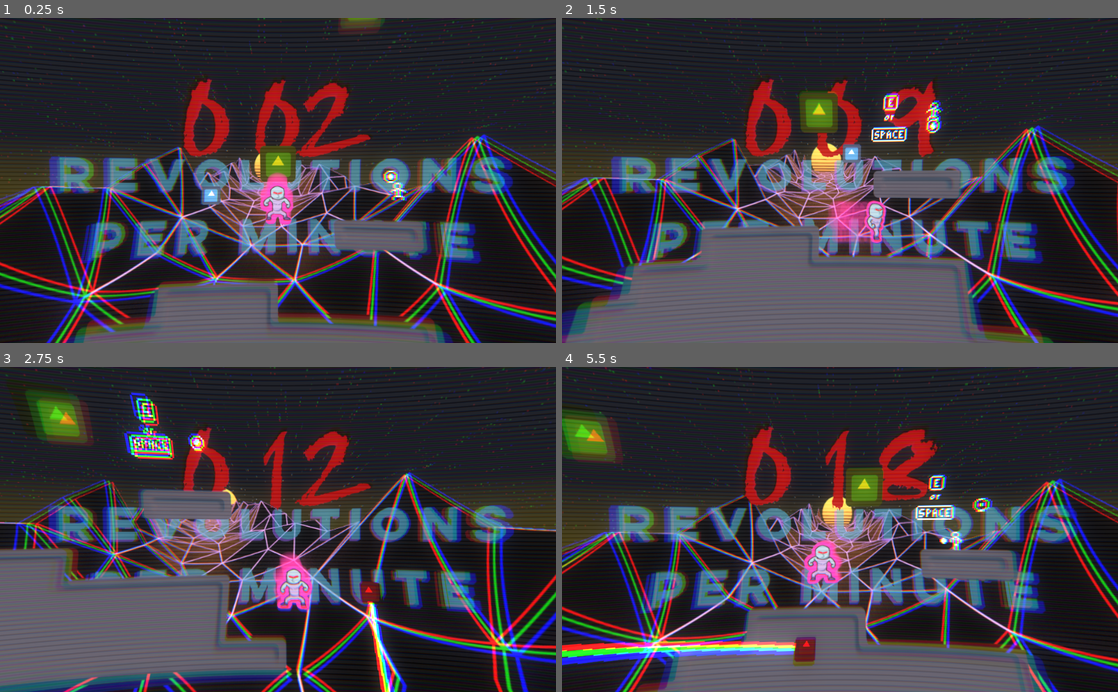
Above: before the commit, frames 1-4 (two rows, left to right).
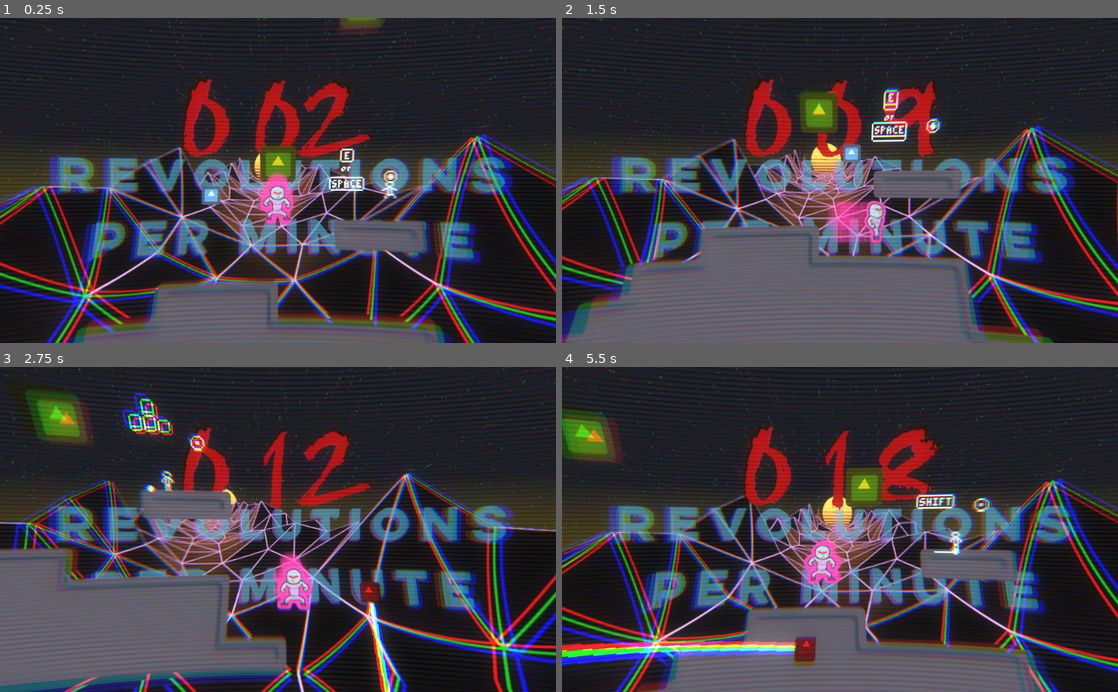
Above: after the commit, the same moments.

Repository: mdrgon1/GWJ-22-Spinzo
Game: Godot game, scene res://Main.tscn
Same seed, same stepped clock (60 frames per second), same inputs: the game is played once before the commit and once after it. The engine's default icon, where the game draws it, is replaced by a stand-in: a white triangle on a blue panel in a dark square.
Inputs:
- Up to frame 1 (0.25 s): no input
- Up to frame 2 (1.5 s): hold Shift (aim) 0.53-1.28 s; hold Right (move_right) from 0.53 s (still down); tap W (jump) at 0.77 s; tap E (throw_ball) at 1.35 s
- Up to frame 3 (2.75 s): tap W (jump) at 1.52 s; release Right (move_right) at 2.03 s; hold A (move_left) from 2.03 s (still down); hold Shift (aim) from 2.03 s (still down)
- Up to frame 4 (5.5 s): release A (move_left) at 2.78 s; release Shift (aim) at 2.78 s; hold Right (move_right) 2.78-4.28 s; tap E (throw_ball) at 2.85, 4.35 s; tap W (jump) at 3.02, 3.77, 4.52 s; hold Shift (aim) 3.53-4.28 s; hold A (move_left) 4.28-5.03 s; hold Right (move_right) from 5.03 s (still down); hold Shift (aim) from 5.03 s (still down)

The runs differ from the first frame. In frame 1, 0.6% of the frame differs, in the area x 59-74%, y 39-57%; in frame 2, 0.6%; in frame 3, 1.4%, in the area x 21-37%, y 7-39%; in frame 4, 0.8%.

Commit message:
implemented enemy outlines/animations

Diff:
--- a/Project/MainLevel.tscn
+++ b/Project/MainLevel.tscn
@@ -441,5 +441,5 @@
 z_index = 3
 frames = SubResource( 60 )
 animation = "Default"
-frame = 36
+frame = 45
 playing = true
--- a/Project/Scripts/LevelTemplate.gd
+++ b/Project/Scripts/LevelTemplate.gd
@@ -1,7 +1,7 @@
 tool
 extends Node2D
 
-var num_hazards = 3
+var num_hazards = 2
 var following_levels = []
 
 export var bounds_rect : Rect2
@@ -17,7 +17,6 @@
 	# draw bounds
 	if(Engine.is_editor_hint()):
 		update()
-
 
 func _draw():
 	if(Engine.is_editor_hint()):
--- a/Project/Scripts/Trailing.gd
+++ b/Project/Scripts/Trailing.gd
@@ -15,6 +15,9 @@
 	if(child_trail != null):
 		child_trail.reset()
 
+func exit_tree():
+	child_trail.queue_free()
+
 func _enter_tree():
 	if(num_trails > 0):
 		var new_trail = self.duplicate()
@@ -24,7 +27,7 @@
 		new_trail.pos_lerp = pos_lerp
 		new_trail.position = position
 		child_trail = new_trail
-		get_tree().root.call_deferred("add_child", new_trail)
+		get_parent().call_deferred("add_child", new_trail)
 	target = get_node(target_path)
 
 func run(delta):
--- a/Project/hazards/Bopper.gd
+++ b/Project/hazards/Bopper.gd
@@ -6,11 +6,23 @@
 const KNOCKBACK_FORCE = 150
 
 var velocity : = Vector2(0, 0)
+var outline
 
 onready var player = get_tree().get_nodes_in_group("player")[0]
 onready var ball = get_tree().get_nodes_in_group("ball")[0]
 onready var camera = get_tree().get_nodes_in_group("camera")[0]
 onready var main_level = get_tree().get_nodes_in_group("main level")[0]
+onready var sprite = $Sprite
+
+func _ready():
+	outline = load("res://hazards/BopperTrail.tscn").instance()
+	outline.target_path = self.get_path()
+	outline.position = global_position
+	get_parent().call_deferred("add_child", outline)
+
+func _exit_tree():
+	if outline != null:
+		outline.queue_free()
 
 func _physics_process(delta):
 	if(abs(player.position.x - global_position.x) > 9):
@@ -26,9 +38,14 @@
 	if(global_position.y >= camera.position.y + main_level.DESPAWN_RECT.end.y):
 		queue_free()
 
+func _process(delta):
+	if(sprite.frame == 2):
+		sprite.play("Default")
+
 func _on_Area2D_body_entered(body):
 	if body == player:
 		player.knockback(calc_knockback())
+		sprite.play("Bopping")
 	if (body == ball && ball.is_lethal):
 		ball.movement.hit()
 		kill()
--- /dev/null
+++ b/Project/hazards/BopperTrail.tscn
@@ -0,0 +1,49 @@
+[gd_scene load_steps=5 format=2]
+
+[ext_resource path="res://hazards/animations/bopper/outline0007.png" type="Texture" id=2]
+[ext_resource path="res://hazards/animations/bopper/outline0008.png" type="Texture" id=3]
+
+[sub_resource type="GDScript" id=2]
+script/source = "extends Trailing
+
+onready var sprite = $Sprite
+
+func _ready():
+	sprite.scale = target.sprite.scale
+	sprite.offset = target.sprite.offset
+
+func _physics_process(delta):
+	if(!is_instance_valid(target)):
+		free()
+		return
+	run(delta)
+	if(sprite.animation != target.sprite.animation):
+		sprite.play(target.sprite.animation)
+	sprite.flip_h = target.sprite.flip_h
+"
+
+[sub_resource type="SpriteFrames" id=3]
+animations = [ {
+"frames": [ ExtResource( 3 ) ],
+"loop": true,
+"name": "Bopping",
+"speed": 5.0
+}, {
+"frames": [ ExtResource( 2 ) ],
+"loop": true,
+"name": "Default",
+"speed": 6.0
+} ]
+
+[node name="BopperTrail" type="Node2D"]
+z_index = -1
+script = SubResource( 2 )
+trail_speed = 100.0
+num_trails = 4
+pos_lerp = 30.0
+
+[node name="Sprite" type="AnimatedSprite" parent="."]
+modulate = Color( 1, 1, 1, 0.572549 )
+frames = SubResource( 3 )
+animation = "Bopping"
+offset = Vector2( 1.143, 6.297 )
--- a/Project/hazards/Dasher.gd
+++ b/Project/hazards/Dasher.gd
@@ -9,14 +9,32 @@
 
 var target_velocity : = Vector2(0, 0)
 var velocity : = Vector2(0, 0)
+var outline
 
 onready var player = get_tree().get_nodes_in_group("player")[0]
 onready var ball = get_tree().get_nodes_in_group("ball")[0]
 onready var camera = get_tree().get_nodes_in_group("camera")[0]
 onready var main_level = get_tree().get_nodes_in_group("main level")[0]
 onready var attack_area = $AttackArea
+onready var sprite = $Sprite
+
+func _ready():
+	outline = load("res://hazards/DasherTrail.tscn").instance()
+	outline.target_path = self.get_path()
+	outline.position = global_position
+	get_parent().call_deferred("add_child", outline)
+
+func _exit_tree():
+	if outline != null:
+		outline.queue_free()
+		outline.queue_free()
 
 func _physics_process(delta):
+
+	if(sprite.frame == 3):
+		sprite.play("Default")
+	if(!abs(velocity.x) < .01):
+		sprite.flip_h = velocity.x < 0
 
 	if((player.position - global_position).length() <= AGRO_DIST):
 		target_velocity.x = sign(player.position.x - global_position.x) * SPEED
@@ -35,6 +53,8 @@
 
 func _on_Area2D_body_entered(body):
 	if body == player:
+		if(sprite.animation != "Dash"):
+			sprite.play("Dash")
 		player.knockback(calc_knockback())
 	if (body == ball && ball.is_lethal):
 		ball.movement.hit()
@@ -51,4 +71,5 @@
 func _on_AttackArea_body_entered(body):
 	if(body == player):
 		# dash towards the player
+		sprite.play("Dash")
 		velocity.x = sign(player.position.x - global_position.x) * DASH_SPEED
--- /dev/null
+++ b/Project/hazards/DasherTrail.tscn
@@ -0,0 +1,52 @@
+[gd_scene load_steps=9 format=2]
+
+[ext_resource path="res://hazards/animations/dasher/outline0000.png" type="Texture" id=1]
+[ext_resource path="res://hazards/animations/dasher/outline0001.png" type="Texture" id=2]
+[ext_resource path="res://hazards/animations/dasher/outline0005.png" type="Texture" id=3]
+[ext_resource path="res://hazards/animations/dasher/outline0003.png" type="Texture" id=4]
+[ext_resource path="res://hazards/animations/dasher/outline0002.png" type="Texture" id=5]
+[ext_resource path="res://hazards/animations/dasher/outline0004.png" type="Texture" id=6]
+
+[sub_resource type="GDScript" id=2]
+script/source = "extends Trailing
+
+onready var sprite = $Sprite
+
+func _ready():
+	sprite.scale = target.sprite.scale
+	sprite.offset = target.sprite.offset
+
+func _physics_process(delta):
+	if(!is_instance_valid(target)):
+		free()
+		return
+	run(delta)
+	if(sprite.animation != target.sprite.animation):
+		sprite.play(target.sprite.animation)
+	sprite.flip_h = target.sprite.flip_h
+"
+
+[sub_resource type="SpriteFrames" id=1]
+animations = [ {
+"frames": [ ExtResource( 2 ), ExtResource( 5 ), ExtResource( 4 ), ExtResource( 6 ), ExtResource( 3 ) ],
+"loop": true,
+"name": "Dash",
+"speed": 5.0
+}, {
+"frames": [ ExtResource( 1 ) ],
+"loop": true,
+"name": "Default",
+"speed": 5.0
+} ]
+
+[node name="DasherTrail" type="Node2D"]
+z_index = -1
+script = SubResource( 2 )
+trail_speed = 100.0
+num_trails = 4
+pos_lerp = 30.0
+
+[node name="Sprite" type="AnimatedSprite" parent="."]
+modulate = Color( 1, 1, 1, 0.572549 )
+frames = SubResource( 1 )
+animation = "Dash"
--- a/Project/hazards/Hazard0.tscn
+++ b/Project/hazards/Hazard0.tscn
@@ -1,27 +1,42 @@
-[gd_scene load_steps=5 format=2]
+[gd_scene load_steps=6 format=2]
 
-[ext_resource path="res://icon.png" type="Texture" id=1]
 [ext_resource path="res://hazards/Bopper.gd" type="Script" id=2]
+[ext_resource path="res://hazards/animations/bopper/base0007.png" type="Texture" id=3]
 
-[sub_resource type="RectangleShape2D" id=1]
+[sub_resource type="SpriteFrames" id=4]
+animations = [ {
+"frames": [ ExtResource( 3 ), ExtResource( 3 ), ExtResource( 3 ) ],
+"loop": true,
+"name": "Bopping",
+"speed": 6.0
+}, {
+"frames": [ ExtResource( 3 ) ],
+"loop": false,
+"name": "Default",
+"speed": 5.0
+} ]
+
+[sub_resource type="RectangleShape2D" id=5]
 extents = Vector2( 4.5, 4.5 )
 
-[sub_resource type="RectangleShape2D" id=2]
+[sub_resource type="RectangleShape2D" id=3]
 extents = Vector2( 5, 5 )
 
 [node name="Bopper" type="KinematicBody2D"]
 script = ExtResource( 2 )
 
-[node name="Sprite" type="Sprite" parent="."]
-scale = Vector2( 0.1, 0.1 )
-texture = ExtResource( 1 )
+[node name="Sprite" type="AnimatedSprite" parent="."]
+scale = Vector2( 0.25, 0.25 )
+frames = SubResource( 4 )
+animation = "Default"
+offset = Vector2( 1.143, 6.297 )
 
 [node name="CollisionShape2D" type="CollisionShape2D" parent="."]
-shape = SubResource( 1 )
+shape = SubResource( 5 )
 
 [node name="Area2D" type="Area2D" parent="."]
 collision_mask = 3
 
 [node name="CollisionShape2D" type="CollisionShape2D" parent="Area2D"]
-shape = SubResource( 2 )
+shape = SubResource( 3 )
 [connection signal="body_entered" from="Area2D" to="." method="_on_Area2D_body_entered"]
--- a/Project/hazards/Hazard1.tscn
+++ b/Project/hazards/Hazard1.tscn
@@ -1,38 +1,56 @@
-[gd_scene load_steps=6 format=2]
+[gd_scene load_steps=12 format=2]
 
-[ext_resource path="res://icon.png" type="Texture" id=1]
+[ext_resource path="res://hazards/animations/dasher/base0003.png" type="Texture" id=1]
 [ext_resource path="res://hazards/Dasher.gd" type="Script" id=2]
+[ext_resource path="res://hazards/animations/dasher/base0004.png" type="Texture" id=3]
+[ext_resource path="res://hazards/animations/dasher/base0002.png" type="Texture" id=4]
+[ext_resource path="res://hazards/animations/dasher/base0005.png" type="Texture" id=5]
+[ext_resource path="res://hazards/animations/dasher/base0001.png" type="Texture" id=6]
+[ext_resource path="res://hazards/animations/dasher/base0000.png" type="Texture" id=7]
 
-[sub_resource type="RectangleShape2D" id=1]
+[sub_resource type="SpriteFrames" id=1]
+animations = [ {
+"frames": [ ExtResource( 6 ), ExtResource( 4 ), ExtResource( 1 ), ExtResource( 3 ), ExtResource( 5 ) ],
+"loop": true,
+"name": "Dash",
+"speed": 6.0
+}, {
+"frames": [ ExtResource( 7 ) ],
+"loop": true,
+"name": "Default",
+"speed": 5.0
+} ]
+
+[sub_resource type="RectangleShape2D" id=2]
 extents = Vector2( 4.5, 4.5 )
 
-[sub_resource type="RectangleShape2D" id=2]
+[sub_resource type="RectangleShape2D" id=3]
 extents = Vector2( 5.5, 5.5 )
 
-[sub_resource type="RectangleShape2D" id=3]
+[sub_resource type="RectangleShape2D" id=4]
 extents = Vector2( 20.0541, 4.38907 )
 
 [node name="Dasher" type="KinematicBody2D"]
 script = ExtResource( 2 )
 
-[node name="Sprite" type="Sprite" parent="."]
-modulate = Color( 0.454902, 0.396078, 1, 1 )
-scale = Vector2( 0.1, 0.1 )
-texture = ExtResource( 1 )
+[node name="Sprite" type="AnimatedSprite" parent="."]
+scale = Vector2( 0.25, 0.25 )
+frames = SubResource( 1 )
+animation = "Default"
 
 [node name="CollisionShape2D" type="CollisionShape2D" parent="."]
-shape = SubResource( 1 )
+shape = SubResource( 2 )
 
 [node name="Area2D" type="Area2D" parent="."]
 collision_layer = 3
 collision_mask = 2
 
 [node name="CollisionShape2D" type="CollisionShape2D" parent="Area2D"]
-shape = SubResource( 2 )
+shape = SubResource( 3 )
 
 [node name="AttackArea" type="Area2D" parent="."]
 
 [node name="CollisionShape2D" type="CollisionShape2D" parent="AttackArea"]
-shape = SubResource( 3 )
+shape = SubResource( 4 )
 [connection signal="body_entered" from="Area2D" to="." method="_on_Area2D_body_entered"]
 [connection signal="body_entered" from="AttackArea" to="." method="_on_AttackArea_body_entered"]
--- a/Project/hazards/Hazard2.tscn
+++ /dev/null
@@ -1,10 +0,0 @@
-[gd_scene load_steps=2 format=2]
-
-[ext_resource path="res://icon.png" type="Texture" id=1]
-
-[node name="Node2D" type="Node2D"]
-
-[node name="Sprite" type="Sprite" parent="."]
-rotation = 0.785397
-scale = Vector2( 0.1, 0.1 )
-texture = ExtResource( 1 )
